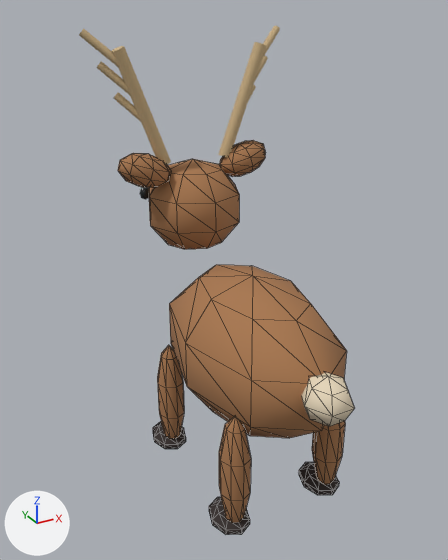
The glTF model public/models/deer-low.glb as it was, and as the next commit left it.
Both versions are drawn from a 50 mm camera at (-2.0, -3.3, 3.3) aimed at (-0.08, 0.19, 1.56). Every picture has the same lights, and +X, +Y and +Z are marked at lower left. The first picture is the older version. Both versions are drawn at frame 6 of the action 'walk'; the numbers are the values there. Mesh edges are drawn as thin lines on the coarser meshes.

The scene before the commit, as lines of its bpy script (objects in view):
```python
me_mesh_0 = bpy.data.meshes.new('Mesh_0')
me_mesh_0.from_pydata(...)  # 38 vertices, 64 faces; spans x -0.95..0.95, y -0.95..0.95, z -1.0..1.0
me_mesh_0.materials.append(mat_fur_base)  # brown #a9784f
ob_legbl = bpy.data.objects.new('LegBL', None)
ob_legbl.parent = ob_visual
ob_legbl.location = (-0.382, -0.505, 0.91)
ob_legbr = bpy.data.objects.new('LegBR', None)
ob_legbr.parent = ob_visual
ob_legbr.location = (0.382, -0.505, 0.91)
ob_legfl = bpy.data.objects.new('LegFL', None)
ob_legfl.parent = ob_visual
ob_legfl.location = (-0.382, 0.505, 0.91)
ob_legfllimb = bpy.data.objects.new('LegFLLimb', me_mesh_0)
ob_legfllimb.parent = ob_legfl
ob_legfllimb.location = (0.0, 0.0, -0.394)
ob_legfllimb.scale = (0.11, 0.12, 0.451)
# also in view: 'Skull' at (0.0, 0.81, 1.98); 'Body' at (0.0, -0.06, 1.13); 'LegBLLimb' at (-0.38, -0.5, 0.52); 'LegBRLimb' at (0.38, -0.5, 0.52); 'Beam1' at (0.48, 0.81, 2.72)
```
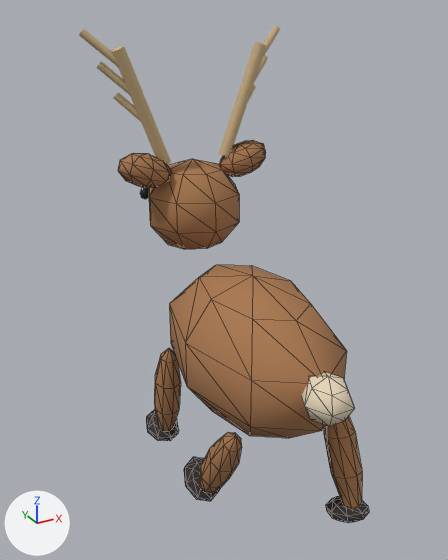
ob_legfl is not drawn itself; it is the parent of ob_legfllimb, ob_legflfoot.
ob_legbl is not drawn itself; it is the parent of ob_legbllimb, ob_legblfoot.
ob_legbr is not drawn itself; it is the parent of ob_legbrlimb, ob_legbrfoot.

Pixel boxes (x1, y1, x2, y2) of what changed, in the pictures (448 x 560 px):
'LegBLLimb', moved, turned
    before: (219, 417, 251, 523)
    after: (199, 432, 242, 493)
'LegBRLimb', moved, turned
    before: (312, 421, 345, 484)
    after: (324, 416, 362, 509)
'LegFLLimb', moved, turned
    before: (157, 345, 184, 439)
    after: (154, 348, 181, 432)
'LegBLFoot', moved, turned
    before: (209, 497, 250, 535)
    after: (184, 457, 220, 501)
'LegBRFoot', moved, turned
    before: (299, 462, 339, 495)
    after: (326, 496, 369, 523)
'LegFLFoot', moved, turned
    before: (153, 421, 186, 449)
    after: (146, 410, 178, 441)

Patch to the scene script:
```diff
--- a/public/models/deer-low.glb.py
+++ b/public/models/deer-low.glb.py
@@ ob_legfl @@
 ob_legfl.parent = ob_visual
-ob_legfl.location = (-0.382, 0.505, 0.91)
+ob_legfl.location = (-0.382, 0.51, 0.889)
+ob_legfl.rotation_euler = (0.168, 0.0, 0.0)  # degrees (9.6, 0, 0)
@@ ob_legbl @@
 ob_legbl.parent = ob_visual
-ob_legbl.location = (-0.382, -0.505, 0.91)
+ob_legbl.location = (-0.382, -0.487, 0.765)
+ob_legbl.rotation_euler = (0.52, 0.0, 0.0)  # degrees (30, 0, 0)
@@ ob_legbr @@
 ob_legbr.parent = ob_visual
-ob_legbr.location = (0.382, -0.505, 0.91)
+ob_legbr.location = (0.382, -0.518, 0.86)
+ob_legbr.rotation_euler = (-0.392, 0.0, 0.0)  # degrees (-22, 0, 0)
```
